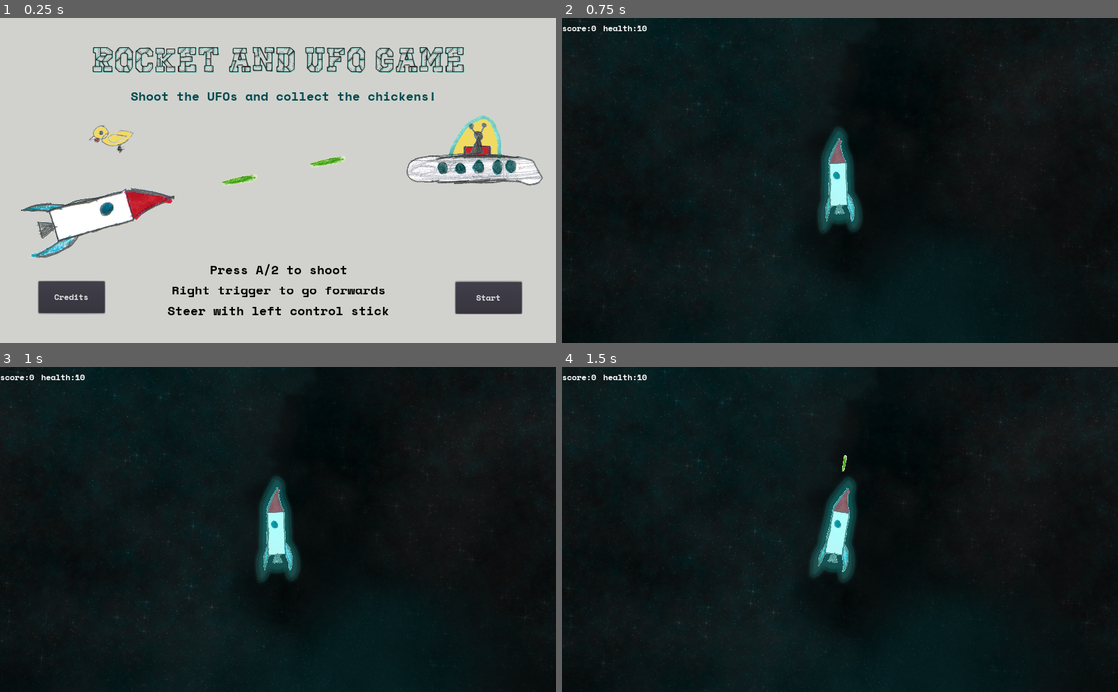
Above: before the commit, frames 1-4 (two rows, left to right).
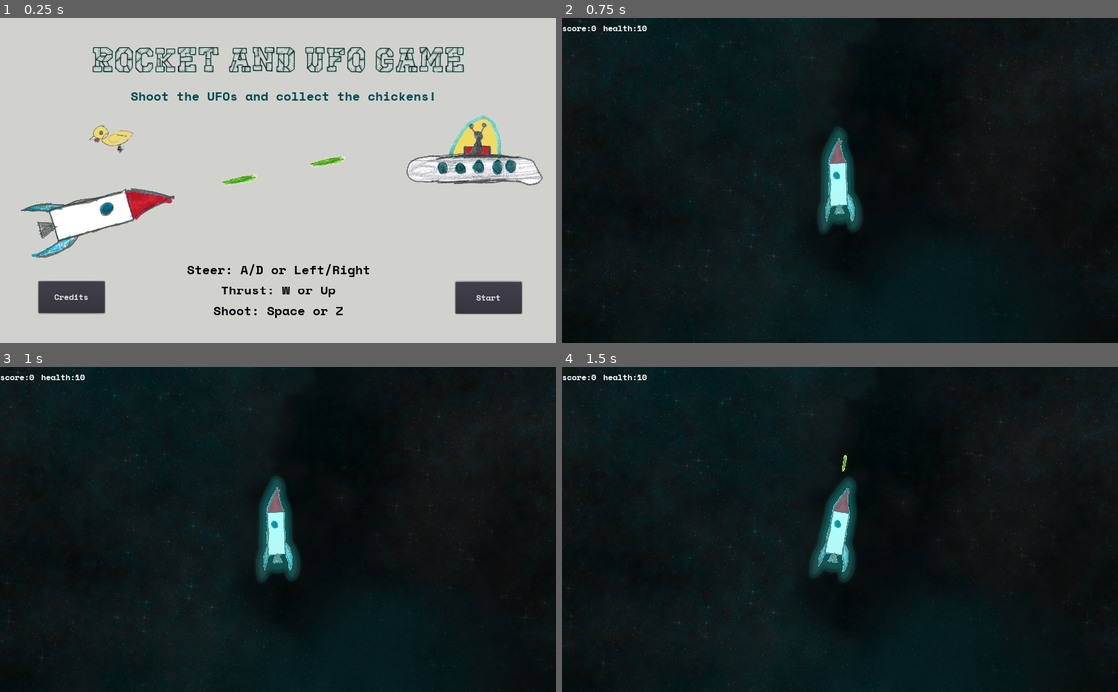
Above: after the commit, the same moments.

Repository: the-g-force/FamJam-April2020
Game: Godot game, scene res://src/MainMenu.tscn
Same seed, same stepped clock (60 frames per second), same inputs: the game is played once before the commit and once after it. Sound files missing from this copy of the repository are replaced by a short silence.
Inputs:
- Up to frame 1 (0.25 s): no input
- Up to frame 2 (0.75 s): click "Start" at 0.5 s
- Up to frame 3 (1 s): no input
- Up to frame 4 (1.5 s): hold Right (TurnRight) from 1.28 s (still down); tap Space (Fire) at 1.35 s

The runs differ from the first frame. In frame 1, 1.4% of the frame differs, in the area x 30-70%, y 75-93%; in frame 2, nothing differs; in frame 3, nothing differs; in frame 4, nothing differs.

Commit message:
Update instructions

Diff:
--- a/project/src/MainMenu.tscn
+++ b/project/src/MainMenu.tscn
@@ -131,9 +131,9 @@
 margin_bottom = -53.0
 custom_fonts/font = SubResource( 4 )
 custom_colors/font_color = Color( 0, 0, 0, 1 )
-text = "Press A/2 to shoot
-Right trigger to go forwards
-Steer with left control stick"
+text = "Steer: A/D or Left/Right
+Thrust: W or Up
+Shoot: Space or Z"
 align = 1
 __meta__ = {
 "_edit_use_anchors_": false
